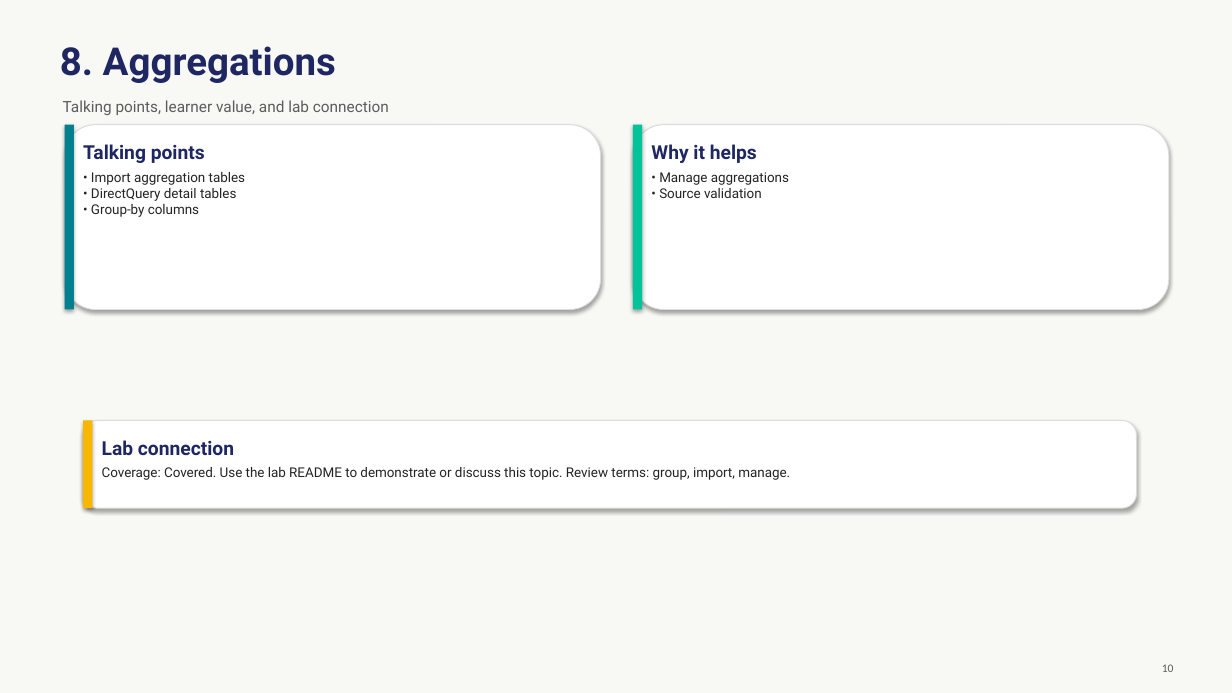
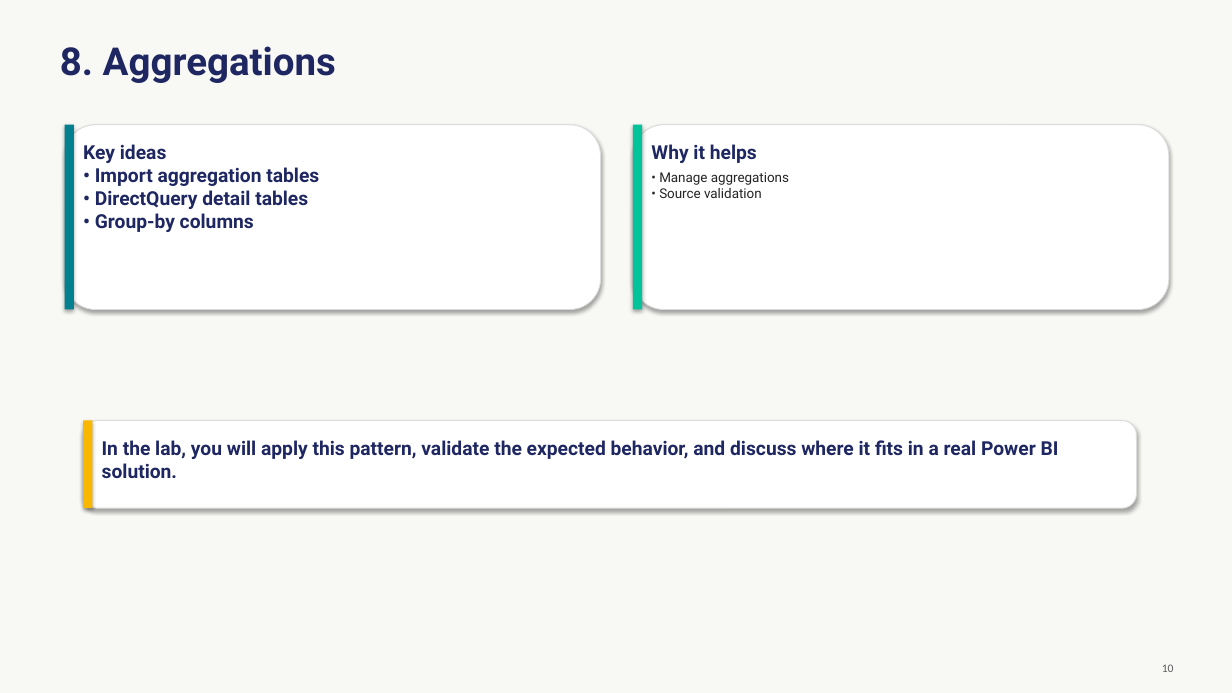
Before and after one commit to Coding-Forge/PBI-Advanced-Factory, a slide deck: slide 10 of modules/05-performance-optimization/assets/performance-optimization.pptx. Drawn at 1232x693 pixels with LibreOffice and Linux fonts; fonts in the diff are those of the drawing. Boxes give left, top, right and bottom in pixels: in the first picture for what was removed or moved away, otherwise in the second. Text is boxed around its words. In the diff, an @@ line names an element or a change of style, - is before the commit and + after.

```diff
--- a/modules/05-performance-optimization/assets/performance-optimization.pptx
+++ b/modules/05-performance-optimization/assets/performance-optimization.pptx
@@ text removed at (x1=63, y1=100, x2=389, y2=115) @@
-Talking points, learner value, and lab connection
@@ text at (x1=83, y1=144, x2=319, y2=232): text changed; size 10.5 to 15 pt; text colour #242424 to #1E2761; bold on @@
-Talking points
-• Import aggregation tables
-• DirectQuery detail tables
-• Group-by columns
+Key ideas
+• Import aggregation tables
+• DirectQuery detail tables
+• Group-by columns
@@ text at (x1=102, y1=440, x2=1059, y2=478): text changed; size 10.5 to 15 pt; text colour #242424 to #1E2761; bold on @@
-Lab connection
-Coverage: Covered. Use the lab README to demonstrate or discuss this topic. Review terms: group, import, manage.
+In the lab, you will apply this pattern, validate the expected behavior, and discuss where it fits in a real Power BI solution.
```
Also in this commit, not shown: 13 other slides changed, 10 other files.
